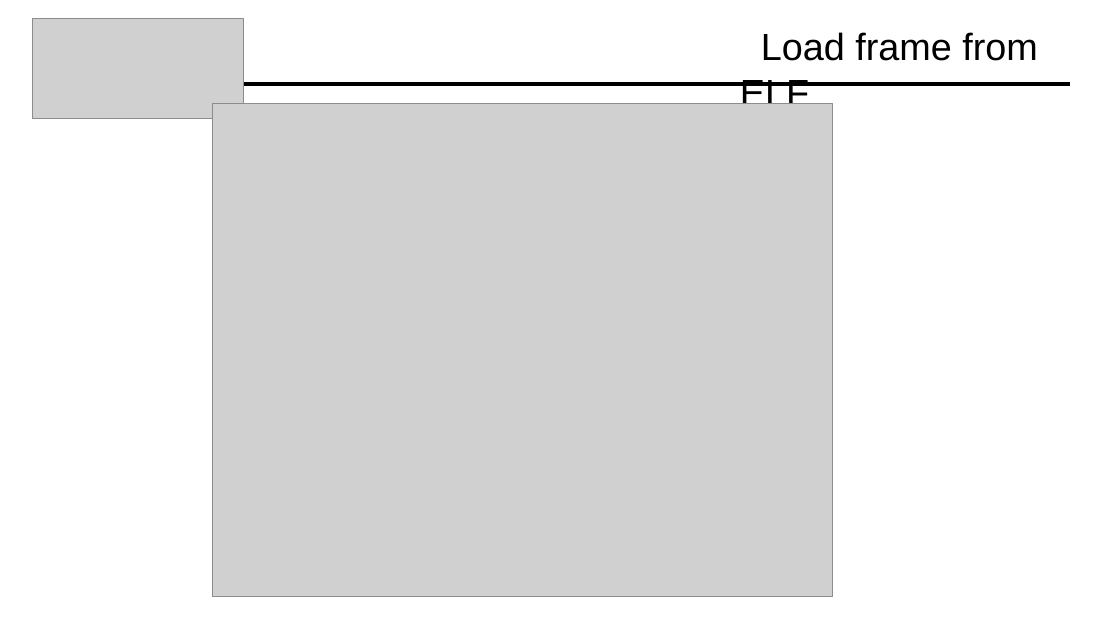
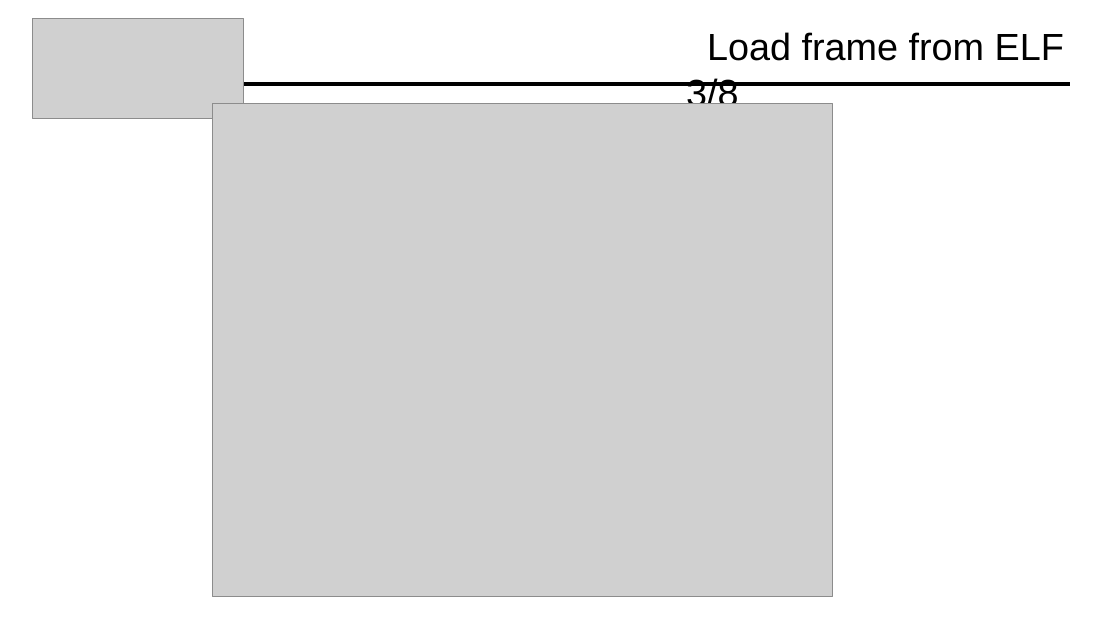
Before and after one commit to Davide619/OS161, a slide deck: slide 47 of Presentazione Progetto OS161.pptx (slide 46 before the commit). Drawn at 1120x630 pixels with LibreOffice and Linux fonts; fonts in the diff are those of the drawing; grey boxes stand for pictures. Boxes give left, top, right and bottom in pixels: in the first picture for what was removed or moved away, otherwise in the second. Text is boxed around its words. In the diff, an @@ line names an element or a change of style, - is before the commit and + after.

```diff
--- a/Presentazione Progetto OS161.pptx
+++ b/Presentazione Progetto OS161.pptx
@@ title at (x1=686, y1=32, x2=1064, y2=104): text changed @@
-Load frame from ELF
+Load frame from ELF 3/8
```
Also in this commit, not shown: 27 other slides changed, 2 slides added, 3 slides removed.
